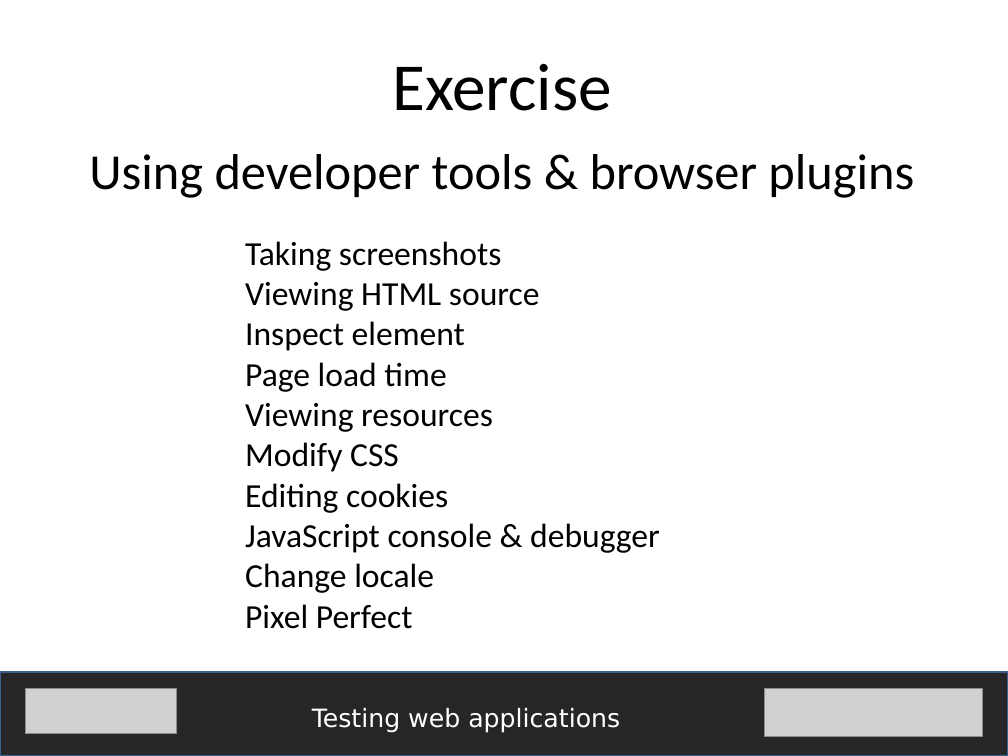
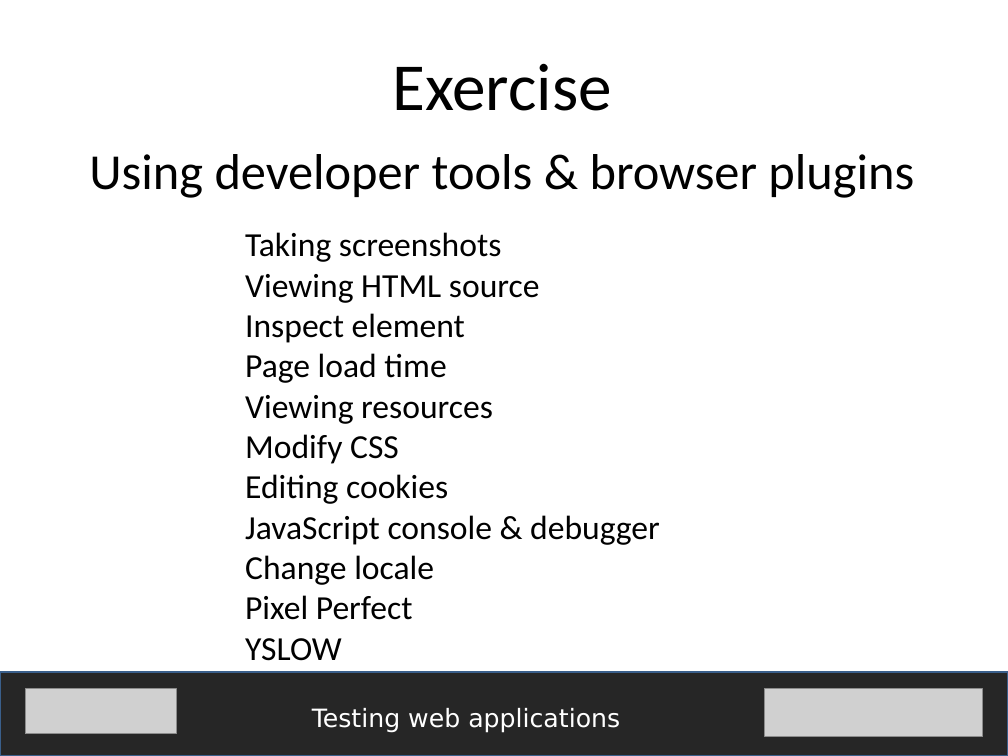
Before and after one commit to fijiaaron/testing-web-apps-and-services, a slide deck: slide 28 of presentations/Testing web apps.pptx. Drawn at 1008x756 pixels with LibreOffice and Linux fonts; fonts in the diff are those of the drawing; grey boxes stand for pictures. Boxes give left, top, right and bottom in pixels: in the first picture for what was removed or moved away, otherwise in the second. Text is boxed around its words. In the diff, an @@ line names an element or a change of style, - is before the commit and + after.

```diff
--- a/presentations/Testing web apps.pptx
+++ b/presentations/Testing web apps.pptx
@@ text "Taking screenshots": place and size @@
-text "Taking screenshots" at [245, 241, 660, 629]
+text "Taking screenshots" at [245, 232, 660, 661]
@@ text at [245, 638, 342, 661]: paragraph added @@
+YSLOW
```
Also in this commit, not shown: 6 other files.
